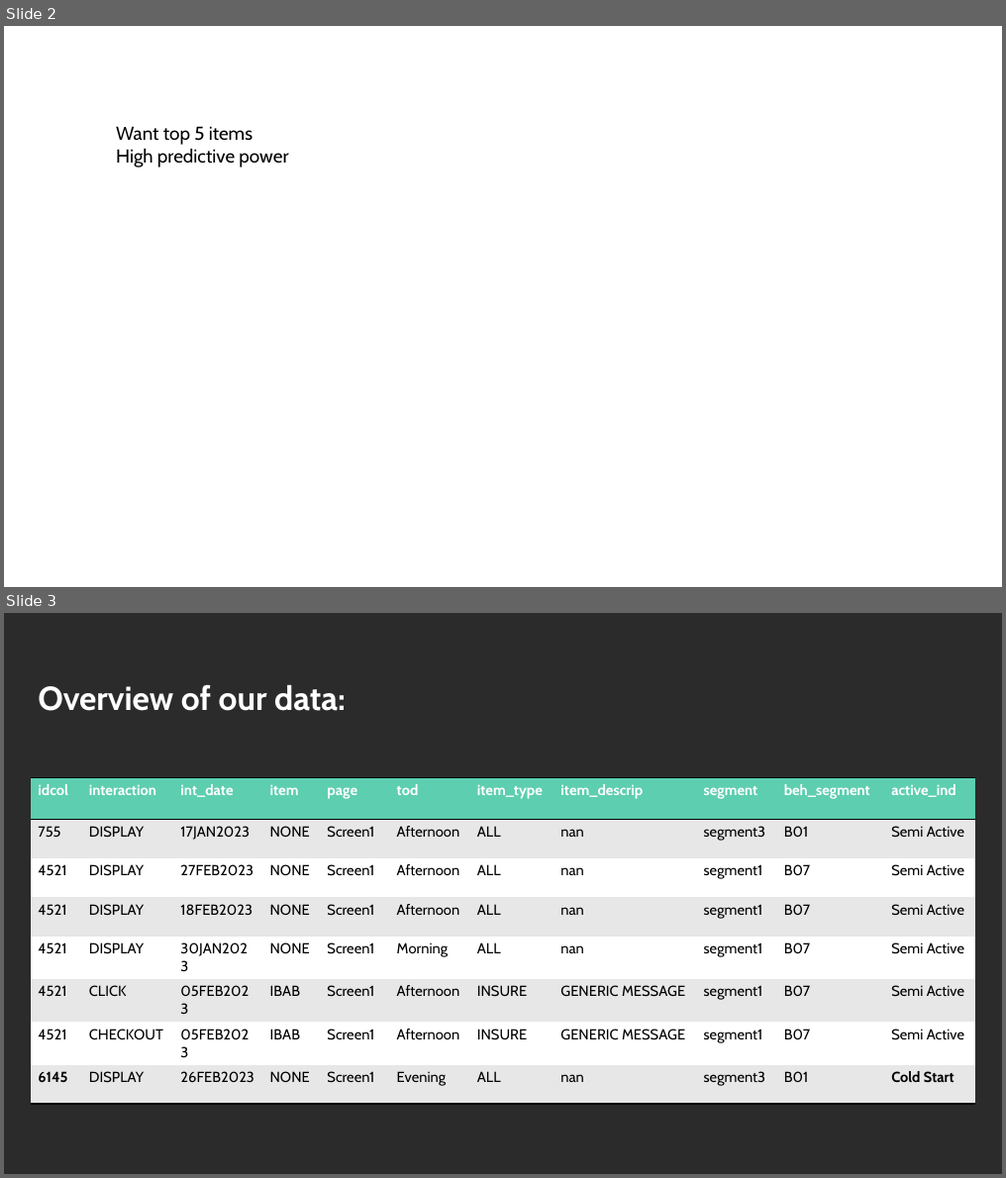
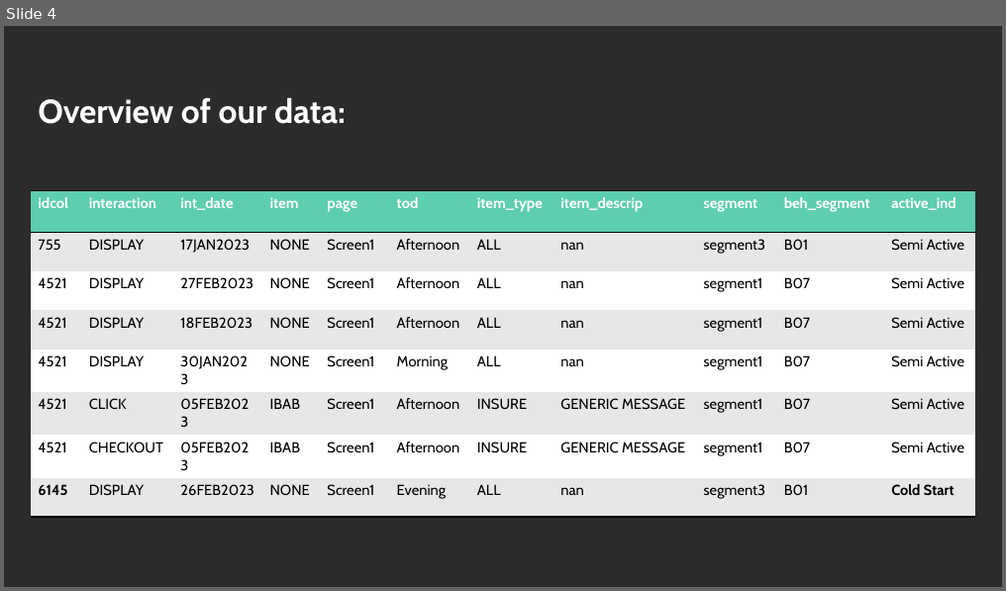
Before and after one commit to lizesteyn/FNBdataquest, a slide deck: Presentation1bkp.pptx. Shown one above the other, each under a label of ours: slides 2 and 3 before the commit, slide 4 after it. The pictures are 1006x1178 and 1006x591 pixels, drawn with LibreOffice and Linux fonts; fonts in the diff are those of the drawing; background and template pictures are left out; a plain dark background stands for a picture behind light text. Boxes give left, top, right and bottom in pixels: in the first picture for what was removed or moved away, otherwise in the second. Text is boxed around its words. In the diff, an @@ line names an element or a change of style, - is before the commit and + after.

```diff
--- a/Presentation1bkp.pptx
+++ b/Presentation1bkp.pptx
@@ slide 2 removed at box(4, 26, 1002, 587), background picture (left out) @@
@@ text removed at box(116, 126, 288, 168) @@
-Want top 5 items
-High predictive power
@@ what was slide 3 is now slide 4 @@
```
Also in this commit, not shown: 3 slides added, 1 other slide removed.
